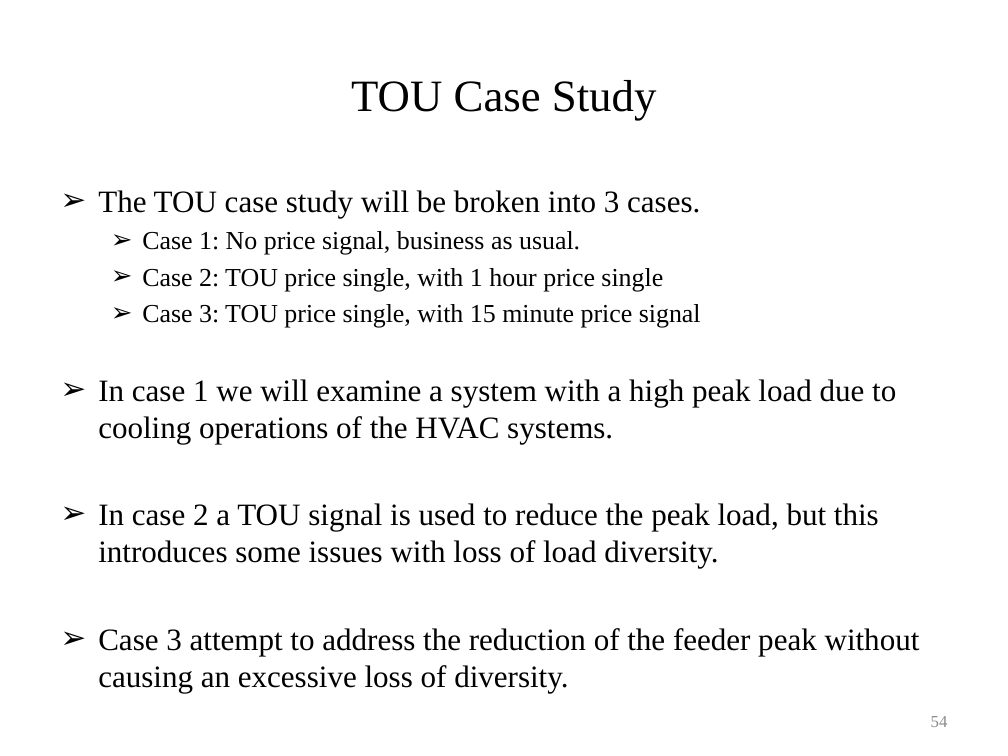
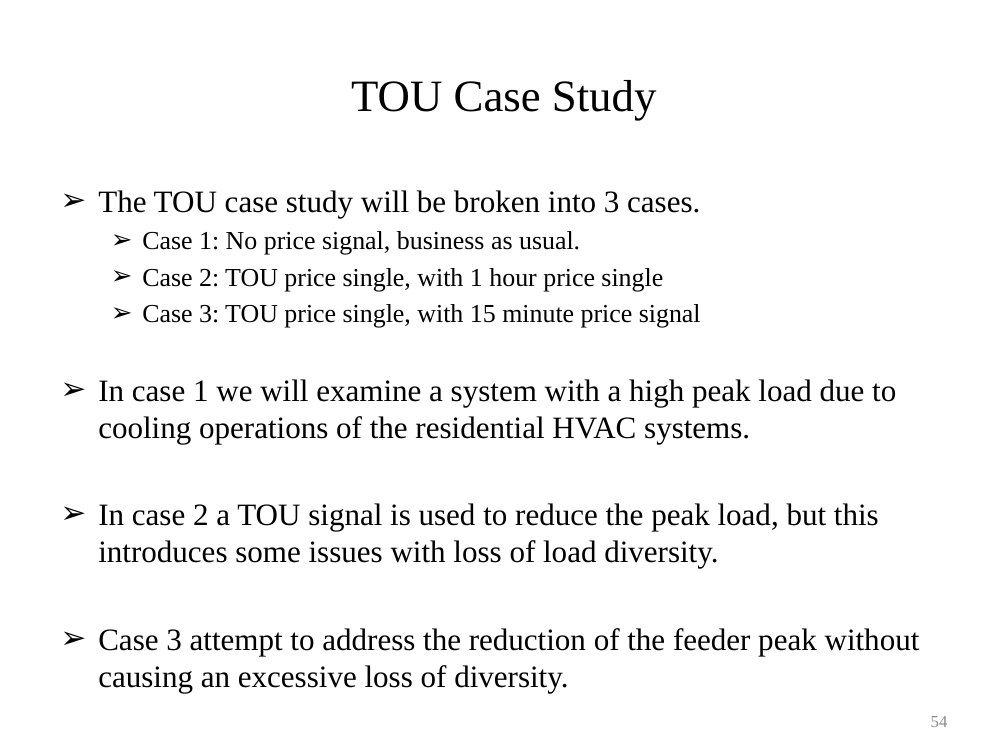
Before and after one commit to gridlab-d/course, a slide deck: slide 54 of University of Washington Class/Narrated Slides/Module 8 - Demand response.pptx. Drawn at 1008x756 pixels with LibreOffice and Linux fonts; fonts in the diff are those of the drawing. Boxes give left, top, right and bottom in pixels: in the first picture for what was removed or moved away, otherwise in the second. Text is boxed around its words. In the diff, an @@ line names an element or a change of style, - is before the commit and + after.

```diff
--- a/University of Washington Class/Narrated Slides/Module 8 - Demand response.pptx
+++ b/University of Washington Class/Narrated Slides/Module 8 - Demand response.pptx
@@ text at [98, 379, 896, 444]: text changed @@
-➢ In case 1 we will examine a system with a high peak load due to cooling operations of the HVAC systems.
+➢ In case 1 we will examine a system with a high peak load due to cooling operations of the residential HVAC systems.
```
Also in this commit, not shown: 6 other slides changed, 4 slides added, 1 slide removed.
